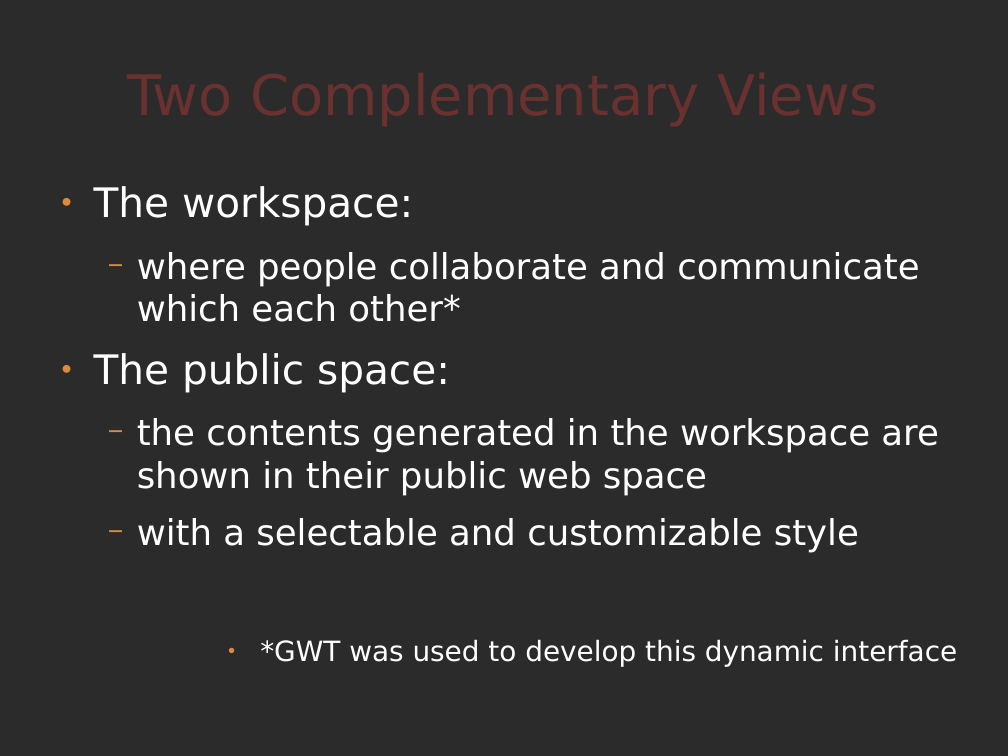
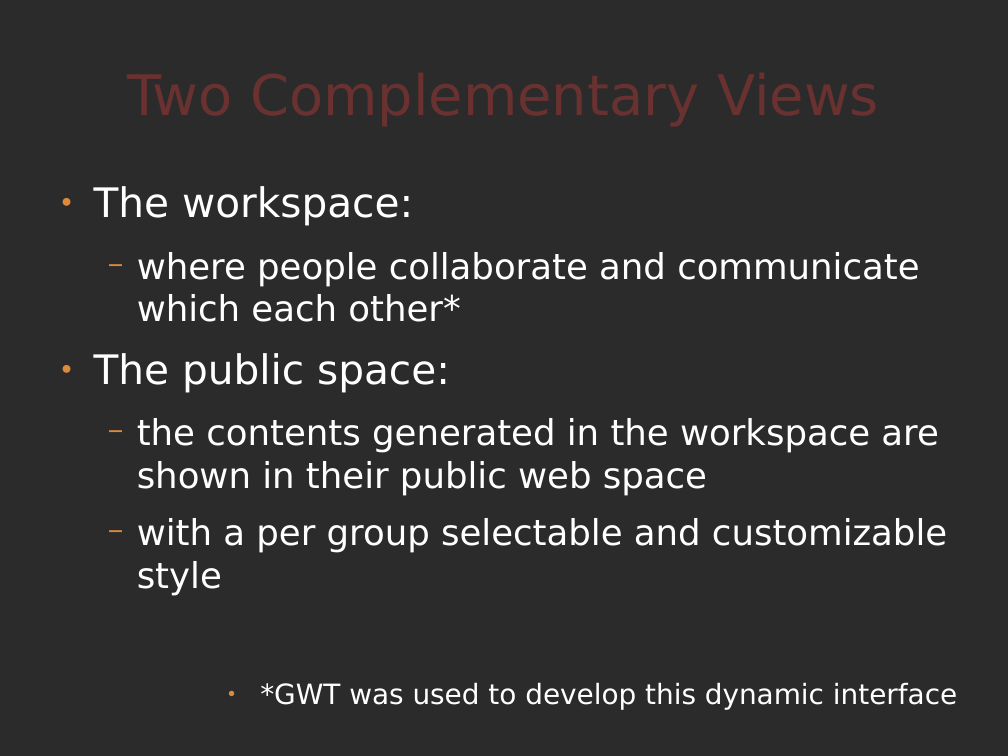
Before and after one commit to comunes/kune, a slide deck: slide 12 of doc/kune-dic-08.odp. Drawn at 1008x756 pixels with LibreOffice and Linux fonts; fonts in the diff are those of the drawing; background and template pictures are left out; a plain dark background stands for a picture behind light text. Boxes give left, top, right and bottom in pixels: in the first picture for what was removed or moved away, otherwise in the second. Text is boxed around its words. In the diff, an @@ line names an element or a change of style, - is before the commit and + after.

```diff
--- a/doc/kune-dic-08.odp
+++ b/doc/kune-dic-08.odp
@@ text at [137, 518, 947, 595]: text changed @@
-  − with a selectable and customizable style
+  − with a per group selectable and customizable style
```
Also in this commit, not shown: 6 other slides changed, 1 slide added, 45 other files.
